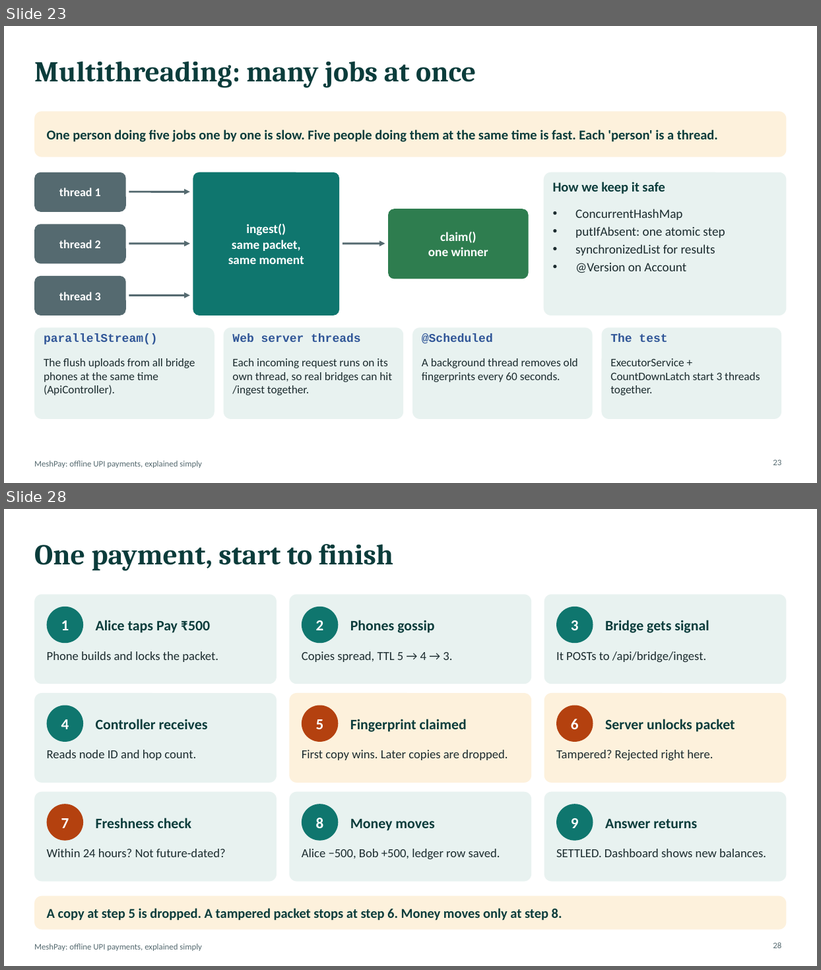
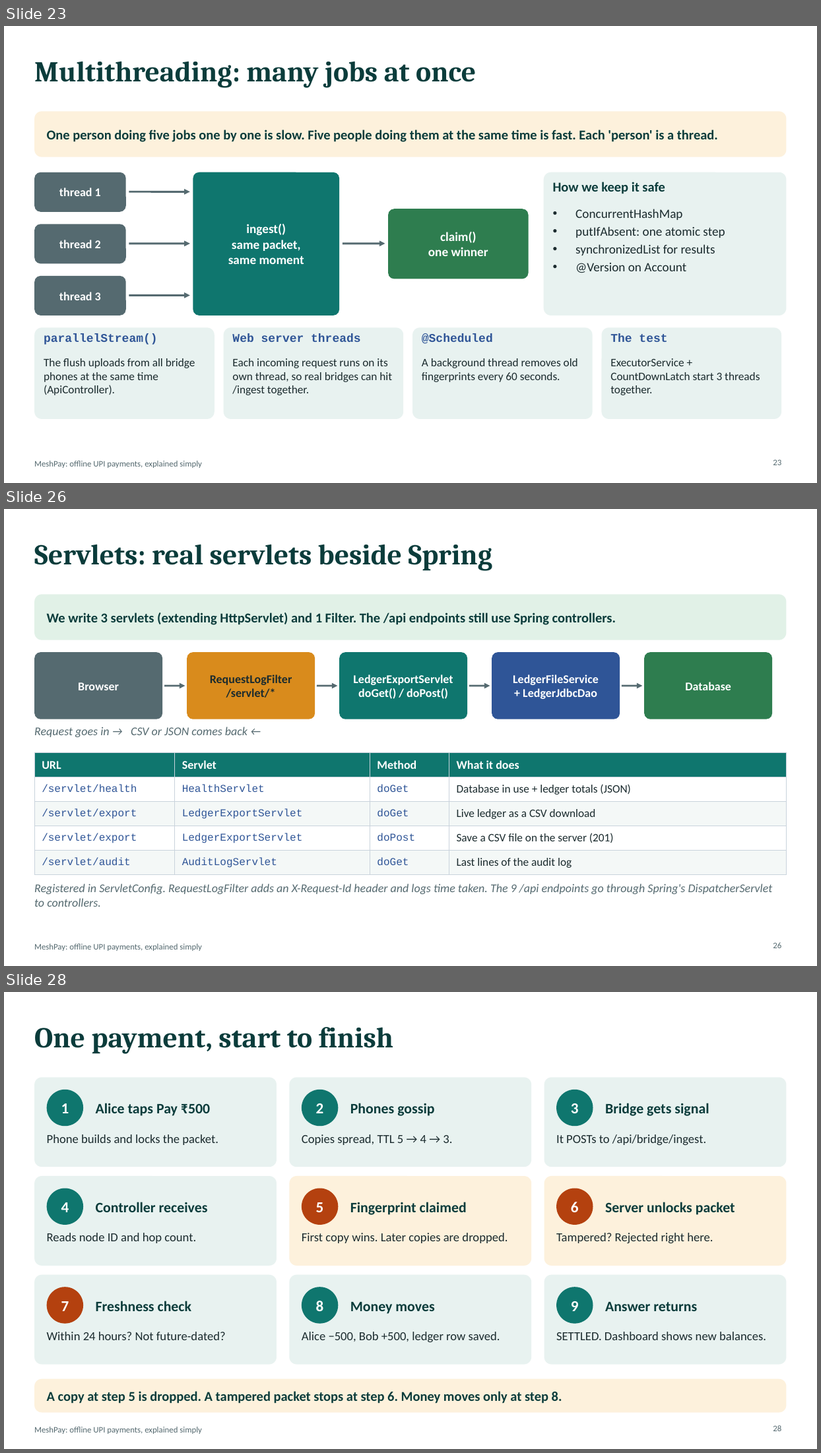
Before and after one commit to shaswatnaman/upi-offline-mesh, a slide deck: docs/MeshPay_Presentation.pptx. Shown one above the other, each under a label of ours: slides 23 and 28 before the commit, slides 23, 26 and 28 after it; the slides between them are not shown. The pictures are 821x970 and 821x1453 pixels, drawn with LibreOffice and Linux fonts; fonts in the diff are those of the drawing. Boxes give left, top, right and bottom in pixels: in the first picture for what was removed or moved away, otherwise in the second. Text is boxed around its words. In the diff, an @@ line names an element or a change of style, - is before the commit and + after.

```diff
--- a/docs/MeshPay_Presentation.pptx
+++ b/docs/MeshPay_Presentation.pptx
@@ slide 26 added at (x1=4, y1=509, x2=817, y2=966), background #FFFFFF; not listed: 1 template element that a slide beside it also shows @@
@@ title added at (x1=34, y1=544, x2=492, y2=571), 34 pt, text #0B3C3B, bold @@
+Servlets: real servlets beside Spring
@@ rounded rectangle added at (x1=34, y1=594, x2=787, y2=640), fill #E1F1E7 @@
@@ text added at (x1=47, y1=613, x2=616, y2=625), 16 pt, text #0B3C3B, bold @@
+We write 3 servlets (extending HttpServlet) and 1 Filter. The /api endpoints still use Spring controllers.
@@ rounded rectangle added at (x1=34, y1=652, x2=162, y2=720), fill #556A70 @@
@@ rounded rectangle added at (x1=187, y1=652, x2=315, y2=720), fill #D98B1C @@
@@ rounded rectangle added at (x1=339, y1=652, x2=467, y2=720), fill #0F766E @@
@@ rounded rectangle added at (x1=492, y1=652, x2=620, y2=720), fill #2F5597 @@
@@ rounded rectangle added at (x1=644, y1=652, x2=773, y2=720), fill #2E7D4F @@
@@ text added at (x1=78, y1=683, x2=119, y2=691), 14 pt, text #FFFFFF, bold @@
+Browser
@@ arrow added from (164, 686) to (185, 686), #556A70 2.25 pt @@
@@ text added at (x1=210, y1=675, x2=292, y2=698), 14 pt, text #1B2B2E, bold @@
+RequestLogFilter
+/servlet/*
@@ arrow added from (317, 686) to (338, 686), #556A70 2.25 pt @@
@@ text added at (x1=353, y1=675, x2=453, y2=699), 14 pt, text #FFFFFF, bold @@
+LedgerExportServlet
+doGet() / doPost()
@@ arrow added from (469, 686) to (490, 686), #556A70 2.25 pt @@
@@ text added at (x1=513, y1=675, x2=599, y2=699), 14 pt, text #FFFFFF, bold @@
+LedgerFileService
++ LedgerJdbcDao
@@ arrow added from (622, 686) to (643, 686), #556A70 2.25 pt @@
@@ text added at (x1=685, y1=682, x2=731, y2=691), 14 pt, text #FFFFFF, bold @@
+Database
@@ text added at (x1=34, y1=727, x2=248, y2=737), 14 pt, text #556A70, italic @@
+Request goes in → CSV or JSON comes back ←
@@ table added at (x1=34, y1=753, x2=787, y2=871), 5 rows, 4 columns @@
+URL | Servlet | Method | What it does
+/servlet/health | HealthServlet | doGet | Database in use + ledger totals (JSON)
+/servlet/export | LedgerExportServlet | doGet | Live ledger as a CSV download
+/servlet/export | LedgerExportServlet | doPost | Save a CSV file on the server (201)
+/servlet/audit | AuditLogServlet | doGet | Last lines of the audit log
@@ text added at (x1=34, y1=884, x2=773, y2=907), 14 pt, text #556A70, italic @@
+Registered in ServletConfig. RequestLogFilter adds an X-Request-Id header and logs time taken. The 9 /api endpoints go through Spring's DispatcherServlet to controllers.
@@ page number added at (x1=773, y1=943, x2=781, y2=949), 10 pt, text #556A70 @@
+26
```
Also in this commit, not shown: 9 slides changed, 2 other slides added, 3 slides removed, 1 other file.
